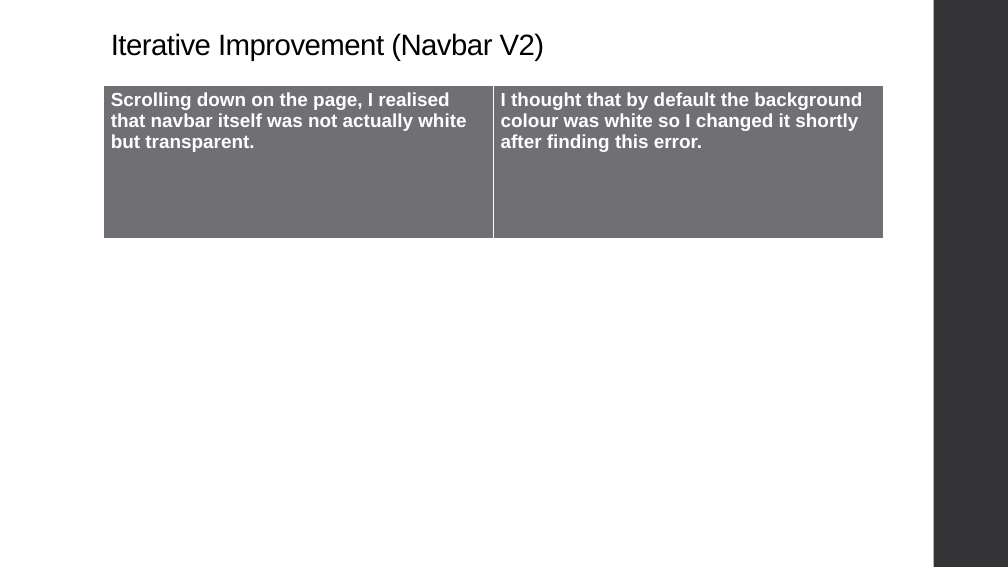
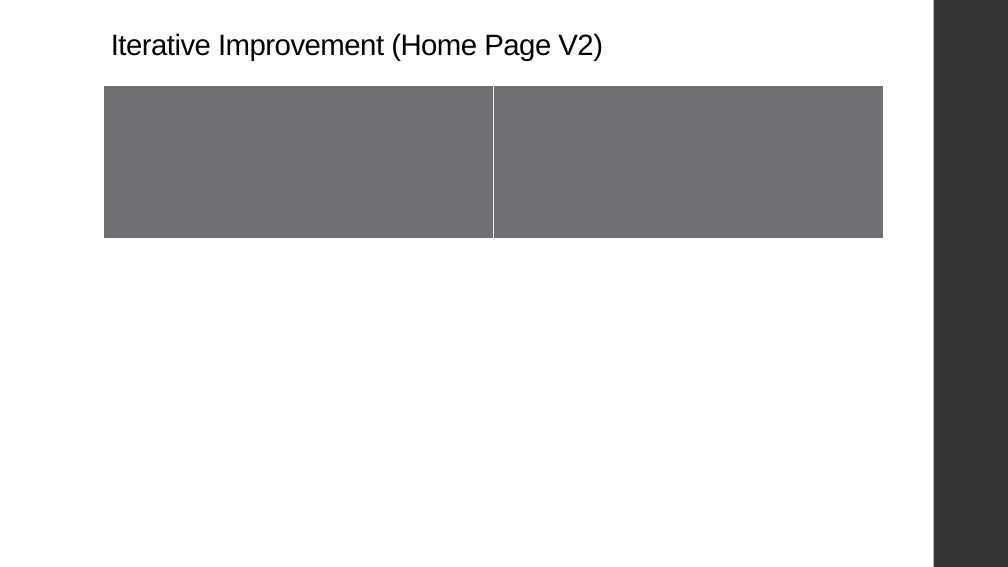
Before and after one commit to niuqaoJ-life/jollibee-fanpage, a slide deck: slide 38 of AS91903_91906_Evidence_Joaquin_Badenas.pptx (slide 34 before the commit). Drawn at 1008x567 pixels with LibreOffice and Linux fonts; fonts in the diff are those of the drawing. Boxes give left, top, right and bottom in pixels: in the first picture for what was removed or moved away, otherwise in the second. Text is boxed around its words. In the diff, an @@ line names an element or a change of style, - is before the commit and + after.

Commit message:
Changed Navbar Colour to white
Before, navbar was transparent instead of actually being white.

```diff
--- a/AS91903_91906_Evidence_Joaquin_Badenas.pptx
+++ b/AS91903_91906_Evidence_Joaquin_Badenas.pptx
@@ title at bbox=[111, 33, 603, 61]: text changed @@
-Iterative Improvement (Navbar V2)
+Iterative Improvement (Home Page V2)
@@ table at bbox=[104, 85, 884, 240] @@
-row 1, column 1: Scrolling down on the page, I realised that navbar itself was not actually white but transparent.
+row 1, column 1: 
-row 1, column 2: I thought that by default the background colour was white so I changed it shortly after finding this error.
+row 1, column 2: 
```
Also in this commit, not shown: 2 other slides changed, 4 slides added, 2 other files.
